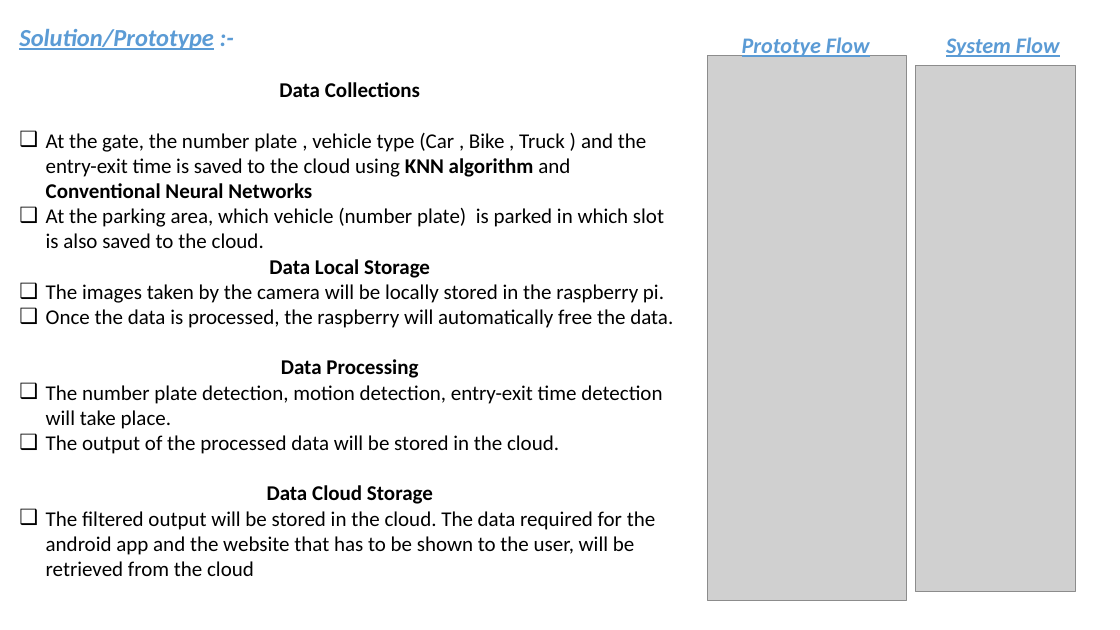
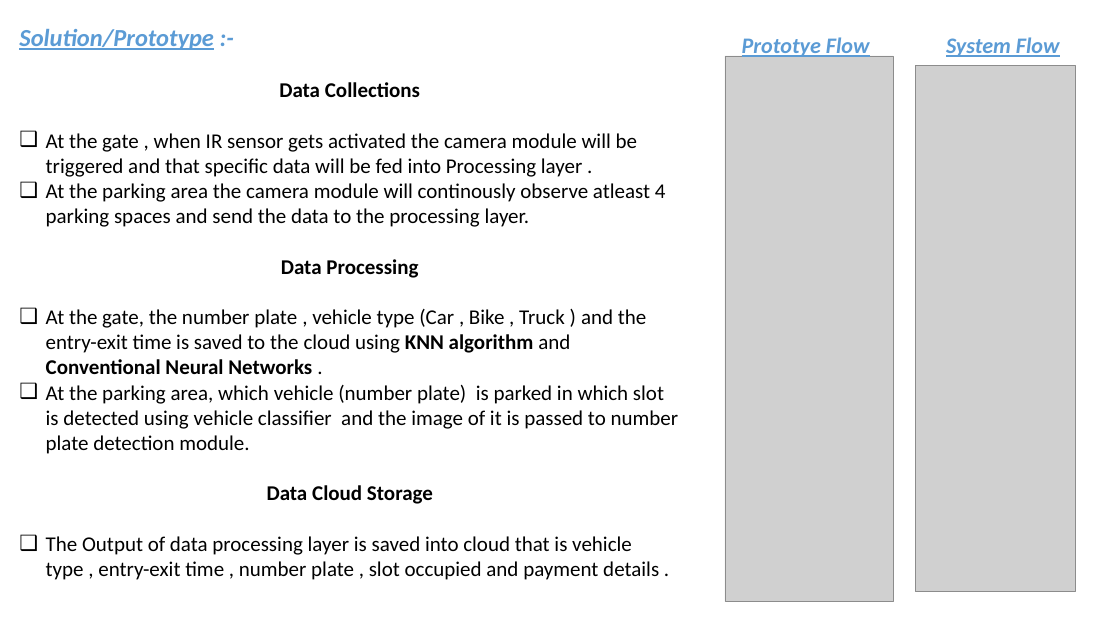
Before and after one commit to FriendsUnited/S-Park, a slide deck: slide 2 of Documents/Presentations/S-Park.pptx. Drawn at 1120x630 pixels with LibreOffice and Linux fonts; fonts in the diff are those of the drawing; grey boxes stand for pictures. Boxes give left, top, right and bottom in pixels: in the first picture for what was removed or moved away, otherwise in the second. Text is boxed around its words. In the diff, an @@ line names an element or a change of style, - is before the commit and + after.

```diff
--- a/Documents/Presentations/S-Park.pptx
+++ b/Documents/Presentations/S-Park.pptx
@@ picture: place and size @@
-picture at (708,55,907,601)
+picture at (725,56,893,602)
@@ text at (46,133,666,227): text changed @@
-❑ At the gate, the number plate , vehicle type (Car , Bike , Truck ) and the entry-exit time is saved to the cloud using KNN algorithm and Conventional Neural Networks
-❑ At the parking area, which vehicle (number plate) is parked in which slot is also saved to the cloud.
-Data Local Storage
-❑ The images taken by the camera will be locally stored in the raspberry pi.
-❑ Once the data is processed, the raspberry will automatically free the data.
+❑ At the gate , when IR sensor gets activated the camera module will be triggered and that specific data will be fed into Processing layer .
+❑ At the parking area the camera module will continously observe atleast 4 parking spaces and send the data to the processing layer.
@@ text at (46,309,679,454): text changed @@
-❑ The number plate detection, motion detection, entry-exit time detection will take place.
-❑ The output of the processed data will be stored in the cloud.
+❑ At the gate, the number plate , vehicle type (Car , Bike , Truck ) and the entry-exit time is saved to the cloud using KNN algorithm and Conventional Neural Networks .
+❑ At the parking area, which vehicle (number plate) is parked in which slot is detected using vehicle classifier and the image of it is passed to number plate detection module.
@@ text at (46,536,659,580): text changed @@
-❑ The filtered output will be stored in the cloud. The data required for the android app and the website that has to be shown to the user, will be retrieved from the cloud
+❑ The Output of data processing layer is saved into cloud that is vehicle type , entry-exit time , number plate , slot occupied and payment details .
```
Also in this commit, not shown: 4 other slides changed, 6 other files.
